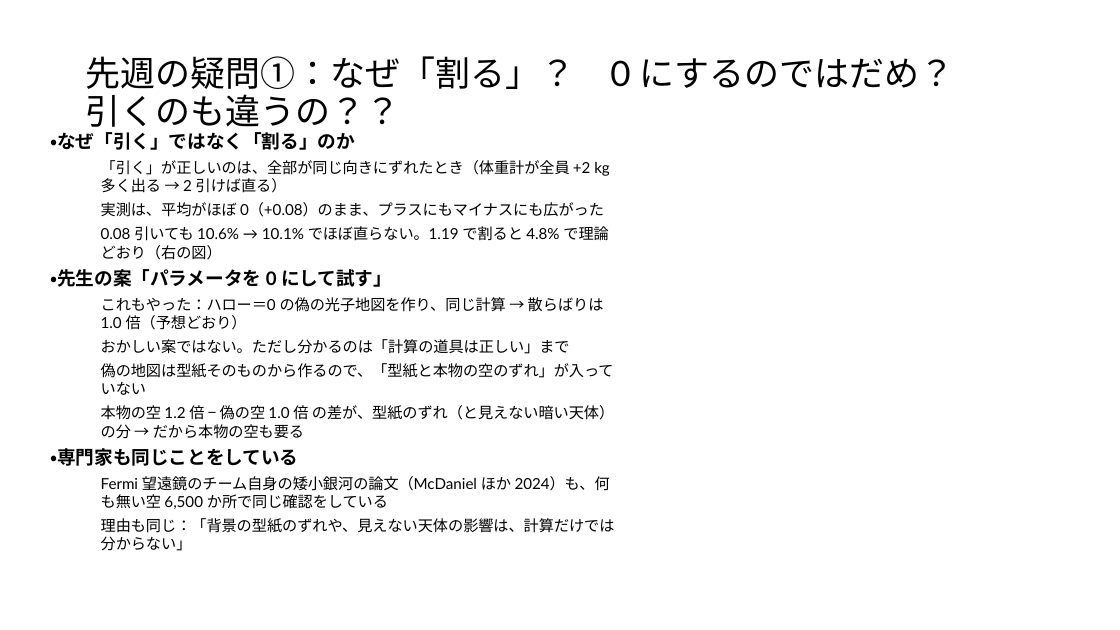
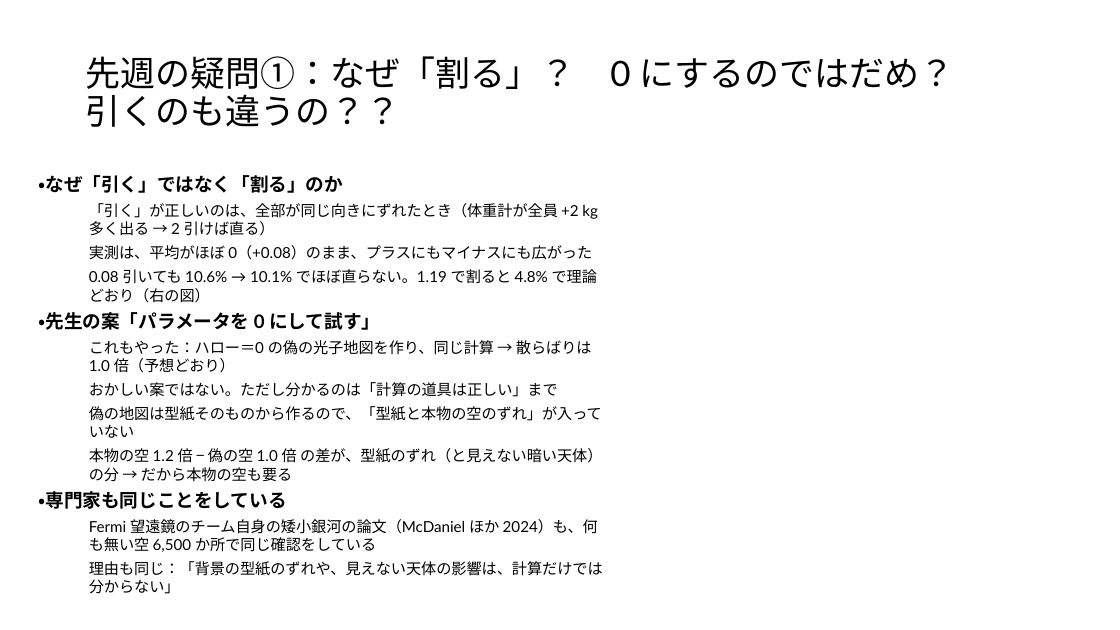
Before and after one commit to Mikann20041029/darkmatter-slides, a slide deck: slide 3 of slides/2026-10-09_研究報告_10枚版.pptx. Drawn at 1120x630 pixels with LibreOffice and Linux fonts; fonts in the diff are those of the drawing. Boxes give left, top, right and bottom in pixels: in the first picture for what was removed or moved away, otherwise in the second. Text is boxed around its words. In the diff, an @@ line names an element or a change of style, - is before the commit and + after.

Commit message:
slides: 本人の編集版を更新 (10-07 17:37)

```diff
--- a/slides/2026-10-09_研究報告_10枚版.pptx
+++ b/slides/2026-10-09_研究報告_10枚版.pptx
@@ text "・なぜ「引く」ではなく「割る」のか": place and size @@
-text "・なぜ「引く」ではなく「割る」のか" at <box>50,132,615,551</box>
+text "・なぜ「引く」ではなく「割る」のか" at <box>38,175,603,594</box>
```
